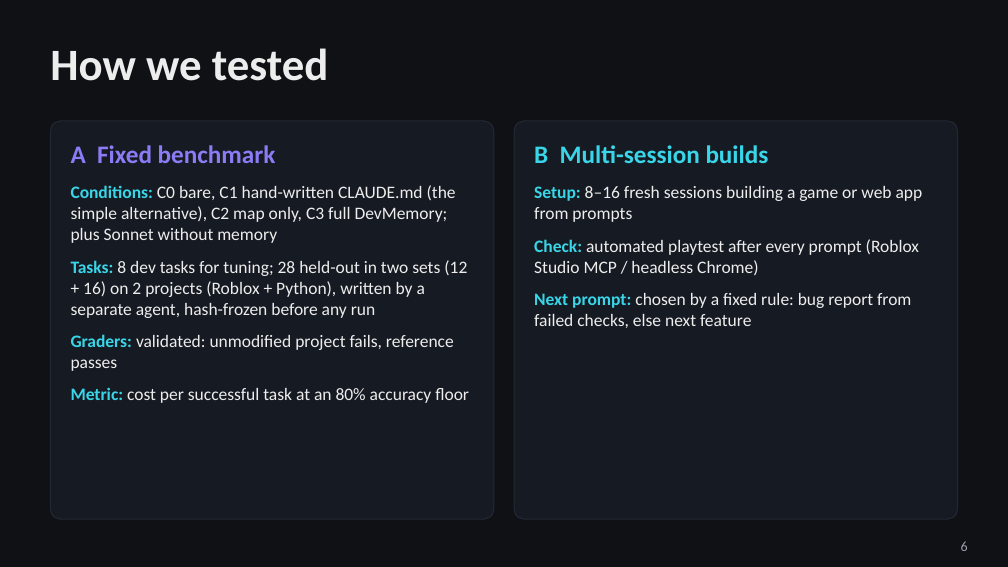
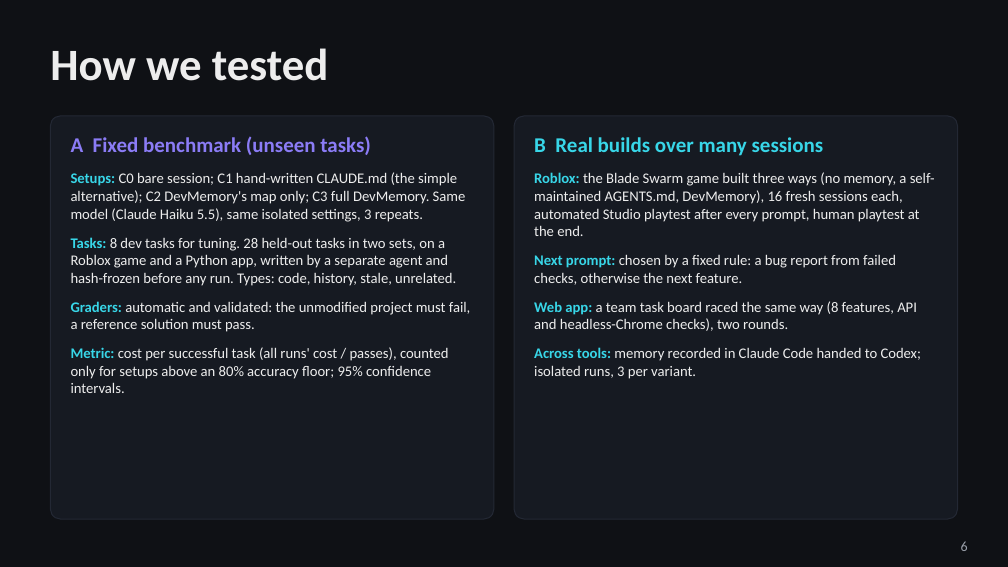
Before and after one commit to Thamer-A/devmemory-hackathon, a slide deck: slide 6 of docs/deck/DevMemory.pptx. Drawn at 1008x567 pixels with LibreOffice and Linux fonts; fonts in the diff are those of the drawing. Boxes give left, top, right and bottom in pixels: in the first picture for what was removed or moved away, otherwise in the second. Text is boxed around its words. In the diff, an @@ line names an element or a change of style, - is before the commit and + after.

```diff
--- a/docs/deck/DevMemory.pptx
+++ b/docs/deck/DevMemory.pptx
@@ rounded rectangle: place and size @@
-rounded rectangle at <box>50,121,494,519</box>
+rounded rectangle at <box>50,116,494,519</box>
@@ rounded rectangle: place and size @@
-rounded rectangle at <box>514,121,958,519</box>
+rounded rectangle at <box>514,116,958,519</box>
@@ text at <box>71,136,371,155</box>: text changed; size 18 to 15 pt @@
-A Fixed benchmark
+A Fixed benchmark (unseen tasks)
@@ text at <box>534,137,824,156</box>: text changed; size 18 to 15 pt @@
-B Multi-session builds
+B Real builds over many sessions
@@ text at <box>71,172,471,393</box>: text changed; size 12.5 to 10.5 pt @@
-• Conditions: C0 bare, C1 hand-written CLAUDE.md (the simple alternative), C2 map only, C3 full DevMemory; plus Sonnet without memory
-• Tasks: 8 dev tasks for tuning; 28 held-out in two sets (12 + 16) on 2 projects (Roblox + Python), written by a separate agent, hash-frozen before any run
-• Graders: validated: unmodified project fails, reference passes
-• Metric: cost per successful task at an 80% accuracy floor
+• Setups: C0 bare session; C1 hand-written CLAUDE.md (the simple alternative); C2 DevMemory's map only; C3 full DevMemory. Same model (Claude Haiku 5.5), same isolated settings, 3 repeats.
+• Tasks: 8 dev tasks for tuning. 28 held-out tasks in two sets, on a Roblox game and a Python app, written by a separate agent and hash-frozen before any run. Types: code, history, stale, unrelated.
+• Graders: automatic and validated: the unmodified project must fail, a reference solution must pass.
+• Metric: cost per successful task (all runs' cost / passes), counted only for setups above an 80% accuracy floor; 95% confidence intervals.
@@ text at <box>534,172,935,379</box>: text changed; size 12.5 to 10.5 pt @@
-• Setup: 8–16 fresh sessions building a game or web app from prompts
-• Check: automated playtest after every prompt (Roblox Studio MCP / headless Chrome)
-• Next prompt: chosen by a fixed rule: bug report from failed checks, else next feature
+• Roblox: the Blade Swarm game built three ways (no memory, a self-maintained AGENTS.md, DevMemory), 16 fresh sessions each, automated Studio playtest after every prompt, human playtest at the end.
+• Next prompt: chosen by a fixed rule: a bug report from failed checks, otherwise the next feature.
+• Web app: a team task board raced the same way (8 features, API and headless-Chrome checks), two rounds.
+• Across tools: memory recorded in Claude Code handed to Codex; isolated runs, 3 per variant.
```
Also in this commit, not shown: 8 other slides changed, 1 slide added, 1 slide removed, 12 other files.
